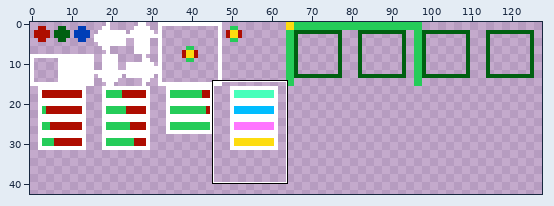
One commit to this pixel-art file: Assets/graphics/system.ase. Above, an overview of the earlier version with the close-up marked.
Close-up. The starting point:
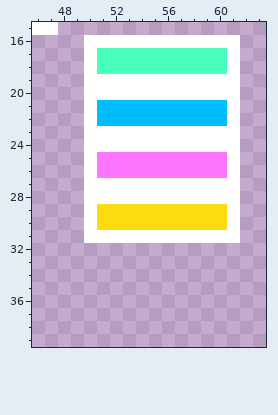
128x128 pixels, 1 frame. Shown: x 46..63, y 15..39. The wide view leaves out empty margins. The commit also changed other parts of the picture, which this record leaves out.
After the commit:
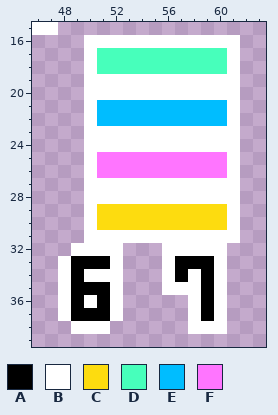
Palette (. is transparent): A #000000  B #ffffff  C #fddc0f  D #47ffbb  E #00bdff  F #ff75ff
Difference:
@@ x 46..63 @@
 31 ....BBBBBBBBBBBB..
-32 ..................
-33 ..................
-34 ..................
-35 ..................
-36 ..................
-37 ..................
-38 ..................
+32 ...BBBB...BBBBB...
+33 ..BAAAB...BAAAB...
+34 ..BABBB...BABAB...
+35 ..BAAAB...BBBAB...
+36 ..BABAB.....BAB...
+37 ..BAAAB.....BAB...
+38 ...BBB......BBB...
 39 ..................
Boxes around the changes in both close-ups, in picture pixels (x1, y1, x2, y2):
added: (58, 243, 227, 334)
